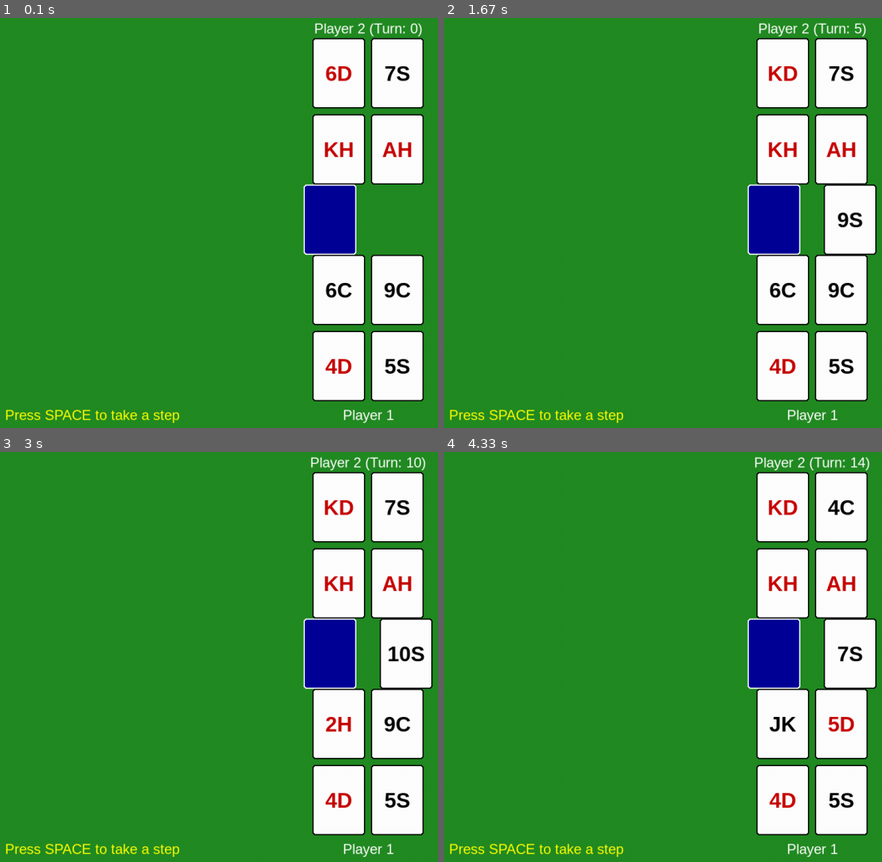
Above: before the commit, frames 1-4 (two rows, left to right).
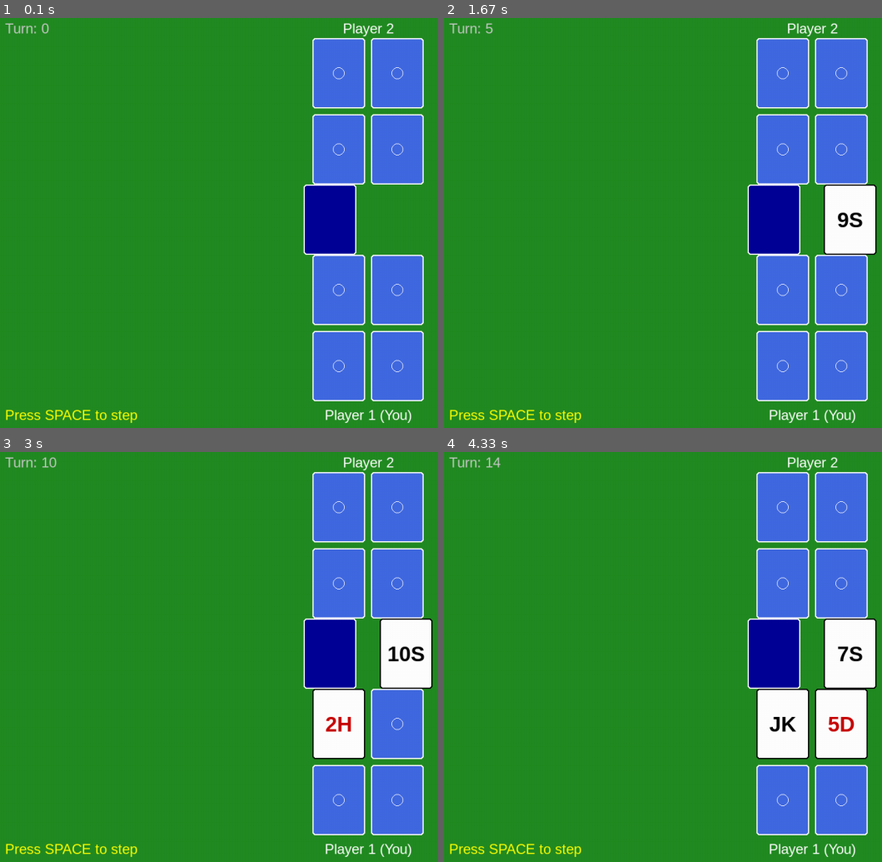
Above: after the commit, the same moments.

Repository: SamanAshoori/cambio
Game: pygame game, started from cambio_pygame.py
Two runs of this game, one before a commit and one after it. Both use one fixed random seed, a clock stepped at 60 frames per second and the inputs below.
Inputs:
- Up to frame 1 (0.1 s): no input
- Up to frame 2 (1.67 s): tap Space at 0.33, 0.73, 1.03, 1.23, 1.57 s
- Up to frame 3 (3 s): tap Space at 1.87, 2.07, 2.37, 2.63, 2.97 s
- Up to frame 4 (4.33 s): tap Space at 3.27, 3.4, 3.8, 4.1 s

The runs differ from the first frame. In frame 1, 18% of the frame differs, in the area x 1-97%, y 1-99%; in frame 2, 18%; in frame 3, 16%; in frame 4, 14%.

Commit message:
Fixed some core game logic

Diff:
--- a/cambio_pygame.py
+++ b/cambio_pygame.py
@@ -10,43 +10,48 @@
 # colors
 BACKGROUND_COLOUR = (34, 139, 34) # classic felt green
 CARD_COLOUR = (255, 255, 255)
+CARD_BACK_COLOUR = (65, 105, 225) # Royal Blue for back of cards
 BORDER_COLOUR = (0, 0, 0)
 TEXT_BLACK = (0, 0, 0)
 TEXT_RED = (200, 0, 0)
-EMPTY_SLOT_COLOUR = (30, 100, 30) # darker green for empty spots
-WINNER_COLOUR = (255, 215, 0) # gold for the winner text
+EMPTY_SLOT_COLOUR = (30, 100, 30)
+WINNER_COLOUR = (255, 215, 0) # gold
 
-def draw_card(screen, font, card_val, x, y, game_instance):
+def draw_card(screen, font, card_val, x, y, game_instance, hidden=False):
     rect = pygame.Rect(x, y, CARD_WIDTH, CARD_HEIGHT)
 
-    # -2 means the player swapped it or discarded it, so draw an empty box
+    # if it's -2, it's an empty slot (no card)
     if card_val == -2:
         pygame.draw.rect(screen, EMPTY_SLOT_COLOUR, rect, border_radius=5)
         pygame.draw.rect(screen, (50, 120, 50), rect, 2, border_radius=5)
         return
 
-    # draw the white card background
+    # if hidden is True, draw the back of the card
+    if hidden:
+        pygame.draw.rect(screen, CARD_BACK_COLOUR, rect, border_radius=5)
+        pygame.draw.rect(screen, (255, 255, 255), rect, 2, border_radius=5) # white border for contrast
+        # maybe add a little pattern or circle in the middle so it looks like a card back
+        pygame.draw.circle(screen, (255,255,255), (x + CARD_WIDTH//2, y + CARD_HEIGHT//2), 10, 1)
+        return
+
+    # OTHERWISE: Draw the face of the card
     pygame.draw.rect(screen, CARD_COLOUR, rect, border_radius=5)
-
-    # draw the border
     pygame.draw.rect(screen, BORDER_COLOUR, rect, 2, border_radius=5)
 
-    # convert the int to something readable like 'KS' or '10H'
     card_text = game_instance.convert_card(card_val)
 
-    # make hearts and diamonds red, everything else black
     if "H" in card_text or "D" in card_text:
         text_color = TEXT_RED
     else:
         text_color = TEXT_BLACK
 
-    # render the text and center it
     text_surf = font.render(card_text, True, text_color)
     text_rect = text_surf.get_rect(center=(x + CARD_WIDTH // 2, y + CARD_HEIGHT // 2))
     screen.blit(text_surf, text_rect)
 
-def draw_grid(screen, font, inventory, start_X, start_Y, game_instance):
-    # loop through the 4 cards and place them in a 2x2 grid
+def draw_grid(screen, font, player, start_X, start_Y, game_instance, is_opponent, game_over):
+    inventory = player.get_inventory()
+
     for i in range(4):
         row = i // 2
         col = i % 2
@@ -54,9 +59,22 @@
         x = start_X + col * (CARD_WIDTH + SPACE)
         y = start_Y + row * (CARD_HEIGHT + SPACE)
 
-        # only draw if the index actually exists
         if i < len(inventory):
-            draw_card(screen, font, inventory[i], x, y, game_instance)
+            # LOGIC FOR HIDING CARDS
+            should_hide = False
+
+            if not game_over:
+                if is_opponent:
+                    # Always hide opponent cards during game
+                    should_hide = True
+                else:
+                    # For Player 1, check if they "know" the card
+                    # access the knowledge list directly from the player object
+                    if not player.player_knowledge[i]:
+                        should_hide = True
+
+            # if game_over is True, should_hide stays False (reveal all)
+            draw_card(screen, font, inventory[i], x, y, game_instance, hidden=should_hide)
 
 def main():
     pygame.init()
@@ -64,92 +82,105 @@
     pygame.display.set_caption("Cambio Game")
     clock = pygame.time.Clock()
 
-    # using Arial because the default font is kinda ugly
     font = pygame.font.SysFont("Arial", 36, bold=True)
     ui_font = pygame.font.SysFont("Arial", 24)
     winner_font = pygame.font.SysFont("Arial", 60, bold=True)
 
     cambio = Cambio()
     running = True
-    winner_message = None # keeps track of who won
+    game_over = False
+    winner_message = ""
 
     while running:
-        # --- input handling ---
         for event in pygame.event.get():
             if event.type == pygame.QUIT:
                 running = False
 
             if event.type == pygame.KEYDOWN:
-                if event.key == pygame.K_SPACE:
-                    # only step if the game isn't over yet
-                    if not winner_message:
-                        result = cambio.step()
-                        # if step returns a string, the game is done
-                        if result:
-                            winner_message = result
+                if event.key == pygame.K_SPACE and not game_over:
+                    result = cambio.step()
+                    if result:
+                        game_over = True
+                        winner_message = result
 
-        # --- drawing stuff ---
+        # --- DRAWING ---
         screen.fill(BACKGROUND_COLOUR)
 
-        # math to center the grids horizontally
         grid_pixel_width = (CARD_WIDTH * 2) + SPACE
 
-        # 1. Player 2 (opponent at the top)
+        # 1. Player 2 (Top)
         p2_x = (WIDTH - grid_pixel_width) // 2
         p2_y = 50
-        draw_grid(screen, font, cambio.player_two.get_inventory(), p2_x, p2_y, cambio)
+        # Pass the whole player object, tell function it is_opponent=True
+        draw_grid(screen, font, cambio.player_two, p2_x, p2_y, cambio, is_opponent=True, game_over=game_over)
 
         # P2 Label
-        lbl_p2 = ui_font.render(f"Player 2 (Turn: {cambio.turn_count})", True, (255, 255, 255))
+        lbl_p2 = ui_font.render(f"Player 2", True, (255, 255, 255))
         screen.blit(lbl_p2, (WIDTH//2 - lbl_p2.get_width()//2, 20))
 
 
-        # 2. Player 1 (you at the bottom)
+        # 2. Player 1 (Bottom)
         p1_x = (WIDTH - grid_pixel_width) // 2
         p1_y = HEIGHT - (CARD_HEIGHT * 2) - SPACE - 50
-        draw_grid(screen, font, cambio.player_one.get_inventory(), p1_x, p1_y, cambio)
+        # is_opponent=False
+        draw_grid(screen, font, cambio.player_one, p1_x, p1_y, cambio, is_opponent=False, game_over=game_over)
 
         # P1 Label
-        lbl_p1 = ui_font.render("Player 1", True, (255, 255, 255))
+        lbl_p1 = ui_font.render("Player 1 (You)", True, (255, 255, 255))
         screen.blit(lbl_p1, (WIDTH//2 - lbl_p1.get_width()//2, HEIGHT - 40))
 
 
-        # 3. Deck and Discard (middle of the screen)
+        # 3. Deck and Discard
         center_y = HEIGHT // 2 - CARD_HEIGHT // 2
 
-        # draw the deck (blue back)
+        # Deck
         deck_x = WIDTH // 2 - CARD_WIDTH - 20
         deck_rect = pygame.Rect(deck_x, center_y, CARD_WIDTH, CARD_HEIGHT)
         pygame.draw.rect(screen, (0, 0, 150), deck_rect, border_radius=5)
         pygame.draw.rect(screen, (255, 255, 255), deck_rect, 2, border_radius=5)
 
-        # draw discard pile if there's anything in it
+        # Discard
         if cambio.discard_pile:
             top_discard = cambio.discard_pile[-1]
             discard_x = WIDTH // 2 + 20
-            draw_card(screen, font, top_discard, discard_x, center_y, cambio)
+            # discard is never hidden
+            draw_card(screen, font, top_discard, discard_x, center_y, cambio, hidden=False)
 
-        # 4. Instructions or Game Over screen
-        if winner_message:
-            # darken the background a bit so the text pops
+        # 4. GAME OVER STATE
+        if game_over:
+            # calculate final scores using your class methods
+            p1_score = cambio.turn_deck_to_score(1)
+            p2_score = cambio.turn_deck_to_score(2)
+
+            # dim the screen slightly
             overlay = pygame.Surface((WIDTH, HEIGHT))
-            overlay.set_alpha(150)
+            overlay.set_alpha(180) # higher alpha = darker
             overlay.fill((0,0,0))
             screen.blit(overlay, (0,0))
 
-            # render the winner text
+            # Draw everything again on top? No, just draw text over the dimmed cards
+            # Actually, we want to see the cards.
+            # So I won't use the full screen overlay, just a box for the text.
+
+            # Winner Text
             win_text = winner_font.render(winner_message, True, WINNER_COLOUR)
-            win_rect = win_text.get_rect(center=(WIDTH//2, HEIGHT//2))
+            win_rect = win_text.get_rect(center=(WIDTH//2, HEIGHT//2 - 50))
             screen.blit(win_text, win_rect)
 
-            # small helper text
-            sub_text = ui_font.render("Close window to exit", True, (200, 200, 200))
-            sub_rect = sub_text.get_rect(center=(WIDTH//2, HEIGHT//2 + 50))
-            screen.blit(sub_text, sub_rect)
+            # Score Text
+            score_str = f"P1 Score: {p1_score}  |  P2 Score: {p2_score}"
+            score_text = font.render(score_str, True, (255, 255, 255))
+            score_rect = score_text.get_rect(center=(WIDTH//2, HEIGHT//2 + 20))
+            screen.blit(score_text, score_rect)
+
         else:
-            # game is still going
-            inst_text = ui_font.render("Press SPACE to take a step", True, (255, 255, 0))
+            # Game running instructions
+            inst_text = ui_font.render("Press SPACE to step", True, (255, 255, 0))
             screen.blit(inst_text, (20, HEIGHT - 40))
+
+            # turn counter
+            turn_text = ui_font.render(f"Turn: {cambio.turn_count}", True, (200, 200, 200))
+            screen.blit(turn_text, (20, 20))
 
         pygame.display.flip()
         clock.tick(30)
